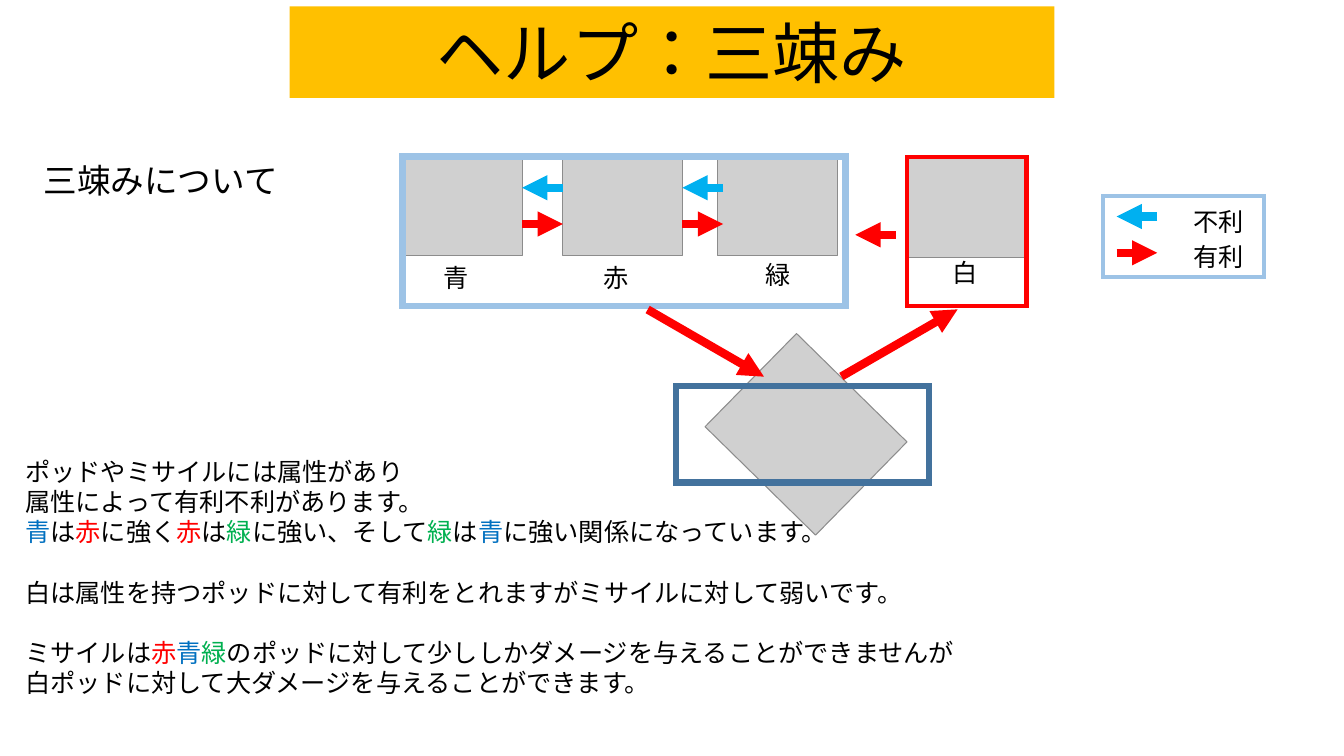
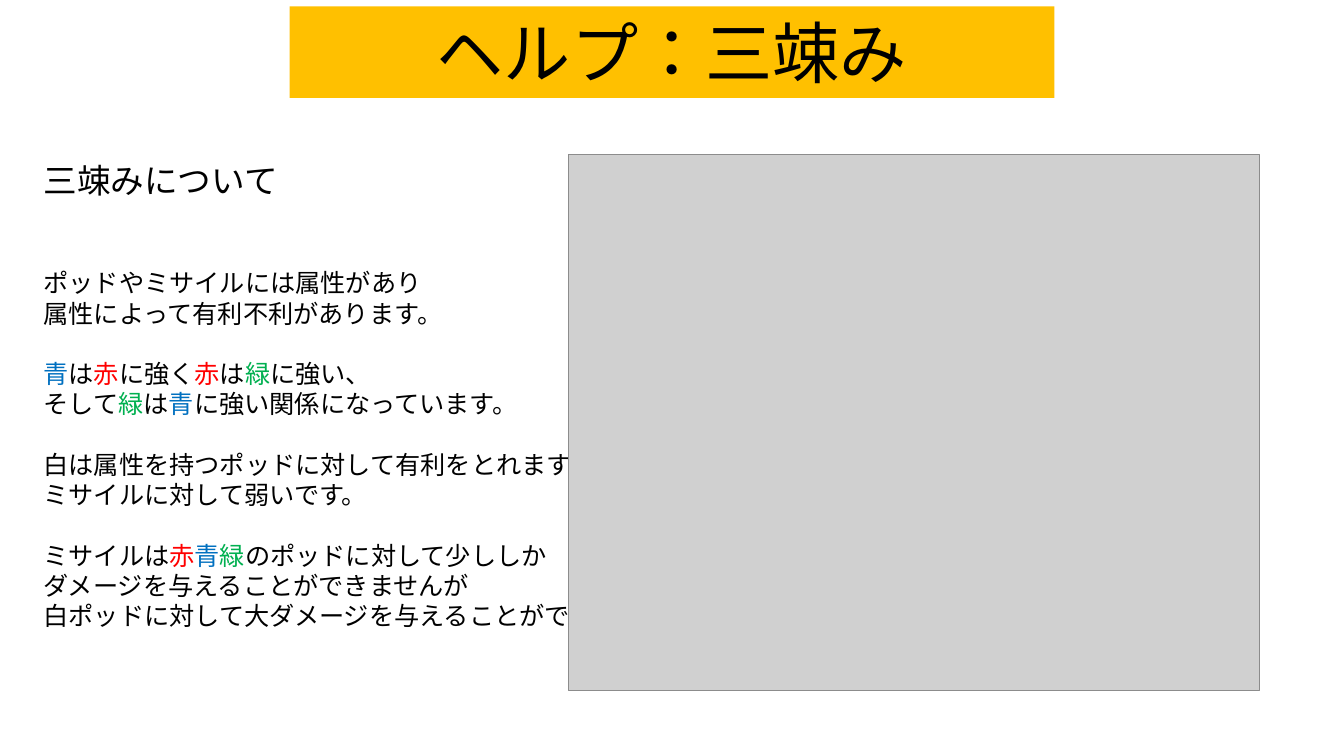
Before and after one commit to team556/team, a slide deck: slide 9 of 説明文.pptx. Drawn at 1344x756 pixels with LibreOffice and Linux fonts; fonts in the diff are those of the drawing; grey boxes stand for pictures. Boxes give left, top, right and bottom in pixels: in the first picture for what was removed or moved away, otherwise in the second. Text is boxed around its words. In the diff, an @@ line names an element or a change of style, - is before the commit and + after.

```diff
--- a/説明文.pptx
+++ b/説明文.pptx
@@ picture added at bbox=[569, 155, 1259, 692] @@
@@ text "ポッドやミサイルには属性があり": place and size @@
-text "ポッドやミサイルには属性があり" at bbox=[25, 459, 954, 694]
+text "ポッドやミサイルには属性があり" at bbox=[44, 270, 669, 631]
@@ group removed at bbox=[402, 155, 1264, 536]: 9 arrows, 6 texts, 5 pictures, 4 rectangles @@
-青
-赤
-緑
-白
-不利
-有利
@@ text at bbox=[44, 361, 669, 631]: text changed @@
-青は赤に強く赤は緑に強い、そして緑は青に強い関係になっています。
-白は属性を持つポッドに対して有利をとれますがミサイルに対して弱いです。
-ミサイルは赤青緑のポッドに対して少ししかダメージを与えることができませんが白ポッドに対して大ダメージを与えることができます。
+青は赤に強く赤は緑に強い、
+そして緑は青に強い関係になっています。
+白は属性を持つポッドに対して有利をとれますが
+ミサイルに対して弱いです。
+ミサイルは赤青緑のポッドに対して少ししか
+ダメージを与えることができませんが
+白ポッドに対して大ダメージを与えることができます。
```
Also in this commit, not shown: 2 other slides changed.
